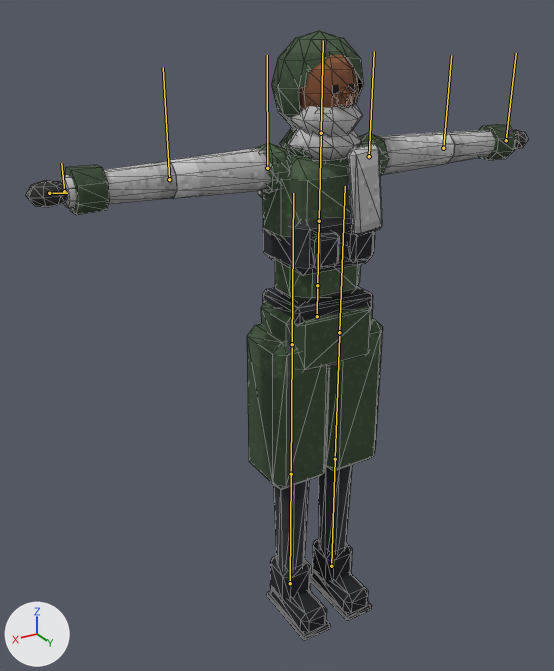
A saved change to the glTF model assets/models/crew/marksman.glb.
The view is the same before and after, from a camera (50 mm lens) standing at (1.219, 1.795, 1.94) and looking at (0.139, -0.004, 1.04). The axes (+X, +Y, +Z) are drawn at lower left. The lights are the same throughout. The picture after the commit comes second. The bones that bend it are drawn over the model as lines. Mesh edges are drawn as thin lines.

Names of what the first picture shows: 'body'.
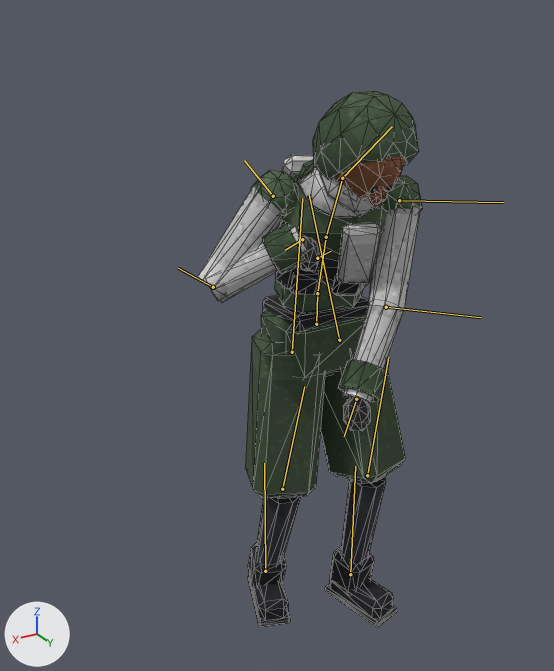
The newer file adds an action. The first version stands in its rest pose; the second is drawn at frame 0 of the action 'aim_shotgun_d60'.

Boxes [x1, y1, x2, y2] around the edits, measured in the pictures (554 x 671 px):
'body', posed (55% narrower, 12% shorter)
    before: [25, 30, 528, 640]
    after: [198, 91, 422, 627]
bone 'hips', root to tip
    before: (317, 316) to (317, 285)
    after: (316, 324) to (317, 293)
bone 'spine', root to tip
    before: (317, 285) to (319, 221)
    after: (317, 293) to (326, 237)
bone 'chest', root to tip
    before: (319, 221) to (321, 136)
    after: (326, 237) to (342, 180)
bone 'head', root to tip
    before: (321, 133) to (323, 40)
    after: (342, 178) to (392, 126)
bone 'upper_arm_l', root to tip
    before: (369, 156) to (374, 51)
    after: (399, 200) to (503, 202)
bone 'forearm_l', root to tip
    before: (443, 148) to (451, 55)
    after: (386, 307) to (480, 317)
bone 'hand_l', root to tip
    before: (506, 140) to (516, 53)
    after: (356, 399) to (344, 436)
bone 'upper_arm_r', root to tip
    before: (267, 168) to (267, 55)
    after: (273, 196) to (244, 160)
bone 'forearm_r', root to tip
    before: (169, 179) to (163, 67)
    after: (213, 287) to (178, 268)
bone 'hand_r', root to tip
    before: (64, 191) to (61, 163)
    after: (302, 239) to (285, 250)
bone 'thigh_l', root to tip
    before: (339, 332) to (345, 186)
    after: (339, 340) to (309, 194)
bone 'shin_l', root to tip
    before: (335, 459) to (339, 336)
    after: (367, 475) to (388, 357)
bone 'foot_l', root to tip
    before: (331, 566) to (335, 459)
    after: (350, 574) to (355, 466)
bone 'thigh_r', root to tip
    before: (292, 344) to (293, 193)
    after: (292, 352) to (302, 198)
bone 'shin_r', root to tip
    before: (291, 474) to (292, 347)
    after: (282, 489) to (304, 386)
bone 'foot_r', root to tip
    before: (290, 583) to (291, 474)
    after: (265, 571) to (264, 463)

The change, as a diff of the scene's bpy script:
```diff
--- a/assets/models/crew/marksman.glb.py
+++ b/assets/models/crew/marksman.glb.py
@@ bone_hips @@
 bone_hips = bpy.data.objects['marksman'].pose.bones['hips']
-bone_hips.location = (0.0, 0.0, 0.0)
+bone_hips.location = (0.0, -0.025, 0.0)
@@ bone_spine @@
 bone_spine = bpy.data.objects['marksman'].pose.bones['spine']  # child of 'hips'
-bone_spine.rotation_quaternion = (1.0, 0.0, 0.0, 0.0)  # degrees (0, 0, 0)
+bone_spine.rotation_quaternion = (0.984, -0.143, -0.108, -0.016)  # degrees (-17, -13, 0)
@@ bone_chest @@
 bone_chest = bpy.data.objects['marksman'].pose.bones['chest']  # child of 'spine'
-bone_chest.rotation_quaternion = (1.0, 0.0, 0.0, 0.0)  # degrees (0, 0, 0)
+bone_chest.rotation_quaternion = (0.978, -0.176, -0.107, -0.019)  # degrees (-20, -13, 0)
@@ bone_head @@
 bone_head = bpy.data.objects['marksman'].pose.bones['head']  # child of 'chest'
-bone_head.rotation_quaternion = (1.0, 0.0, 0.0, 0.0)  # degrees (0, 0, 0)
+bone_head.rotation_quaternion = (0.97, -0.116, 0.174, 0.125)  # degrees (-11, 21, 13)
@@ bone_upper_arm_l @@
 bone_upper_arm_l = bpy.data.objects['marksman'].pose.bones['upper_arm_l']  # child of 'chest'
-bone_upper_arm_l.rotation_quaternion = (1.0, 0.0, 0.0, 0.0)  # degrees (0, 0, 0)
+bone_upper_arm_l.rotation_quaternion = (0.668, 0.073, -0.567, 0.476)  # degrees (-52, -56, 100)
@@ bone_forearm_l @@
 bone_forearm_l = bpy.data.objects['marksman'].pose.bones['forearm_l']  # child of 'upper_arm_l'
-bone_forearm_l.rotation_quaternion = (1.0, 0.0, 0.0, 0.0)  # degrees (0, 0, 0)
+bone_forearm_l.rotation_quaternion = (0.983, 0.0, -0.185, 0.0)  # degrees (0, -21, 0)
@@ bone_hand_l @@
 bone_hand_l = bpy.data.objects['marksman'].pose.bones['hand_l']  # child of 'forearm_l'
-bone_hand_l.rotation_quaternion = (1.0, 0.0, 0.0, 0.0)  # degrees (0, 0, 0)
+bone_hand_l.rotation_quaternion = (0.475, 0.862, -0.167, -0.06)  # degrees (123, -3, -20)
@@ bone_upper_arm_r @@
 bone_upper_arm_r = bpy.data.objects['marksman'].pose.bones['upper_arm_r']  # child of 'chest'
-bone_upper_arm_r.rotation_quaternion = (1.0, 0.0, 0.0, 0.0)  # degrees (0, 0, 0)
+bone_upper_arm_r.rotation_quaternion = (0.87, -0.104, 0.414, -0.247)  # degrees (-31, 42, -44)
@@ bone_forearm_r @@
 bone_forearm_r = bpy.data.objects['marksman'].pose.bones['forearm_r']  # child of 'upper_arm_r'
-bone_forearm_r.rotation_quaternion = (1.0, 0.0, 0.0, 0.0)  # degrees (0, 0, 0)
+bone_forearm_r.rotation_quaternion = (0.256, 0.0, 0.967, 0.0)  # degrees (0, 150, 0)
@@ bone_hand_r @@
 bone_hand_r = bpy.data.objects['marksman'].pose.bones['hand_r']  # child of 'forearm_r'
-bone_hand_r.rotation_quaternion = (1.0, 0.0, 0.0, 0.0)  # degrees (0, 0, 0)
+bone_hand_r.rotation_quaternion = (0.489, 0.401, -0.769, 0.096)  # degrees (-26, -124, 69)
@@ bone_thigh_l @@
 bone_thigh_l = bpy.data.objects['marksman'].pose.bones['thigh_l']  # child of 'hips'
-bone_thigh_l.rotation_quaternion = (1.0, 0.0, 0.0, 0.0)  # degrees (0, 0, 0)
+bone_thigh_l.rotation_quaternion = (0.983, 0.148, 0.102, -0.025)  # degrees (17, 12, -1)
@@ bone_shin_l @@
 bone_shin_l = bpy.data.objects['marksman'].pose.bones['shin_l']  # child of 'thigh_l'
-bone_shin_l.rotation_quaternion = (1.0, 0.0, 0.0, 0.0)  # degrees (0, 0, 0)
+bone_shin_l.rotation_quaternion = (0.976, -0.217, 0.0, 0.0)  # degrees (-25, 0, 0)
@@ bone_foot_l @@
 bone_foot_l = bpy.data.objects['marksman'].pose.bones['foot_l']  # child of 'shin_l'
-bone_foot_l.rotation_quaternion = (1.0, 0.0, 0.0, 0.0)  # degrees (0, 0, 0)
+bone_foot_l.rotation_quaternion = (0.998, 0.068, -0.001, 0.01)  # degrees (8, 0, 1)
@@ bone_thigh_r @@
 bone_thigh_r = bpy.data.objects['marksman'].pose.bones['thigh_r']  # child of 'hips'
-bone_thigh_r.rotation_quaternion = (1.0, 0.0, 0.0, 0.0)  # degrees (0, 0, 0)
+bone_thigh_r.rotation_quaternion = (0.983, 0.047, -0.171, 0.05)  # degrees (5, -20, 5)
@@ bone_shin_r @@
 bone_shin_r = bpy.data.objects['marksman'].pose.bones['shin_r']  # child of 'thigh_r'
-bone_shin_r.rotation_quaternion = (1.0, 0.0, 0.0, 0.0)  # degrees (0, 0, 0)
+bone_shin_r.rotation_quaternion = (0.98, -0.2, 0.0, 0.0)  # degrees (-23, 0, 0)
@@ bone_foot_r @@
 bone_foot_r = bpy.data.objects['marksman'].pose.bones['foot_r']  # child of 'shin_r'
-bone_foot_r.rotation_quaternion = (1.0, 0.0, 0.0, 0.0)  # degrees (0, 0, 0)
+bone_foot_r.rotation_quaternion = (0.988, 0.146, 0.006, -0.041)  # degrees (17, 1, -5)
```
